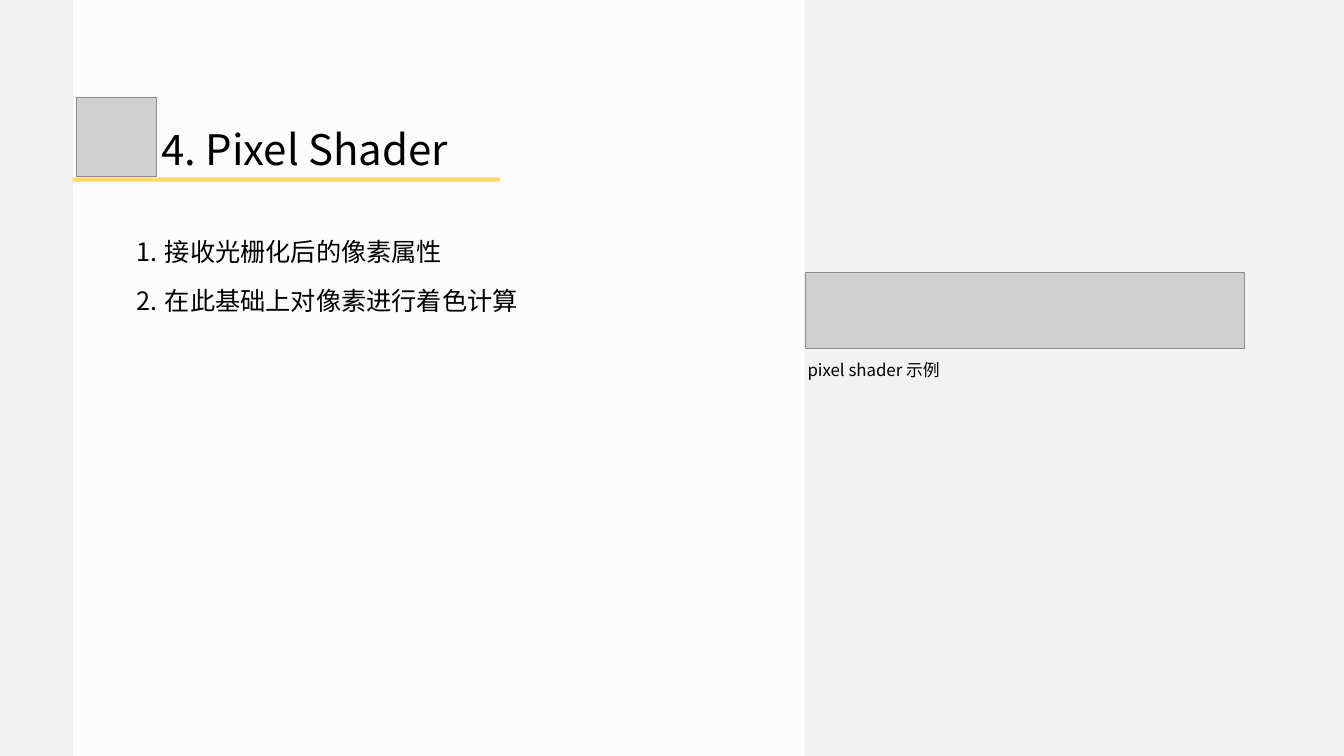
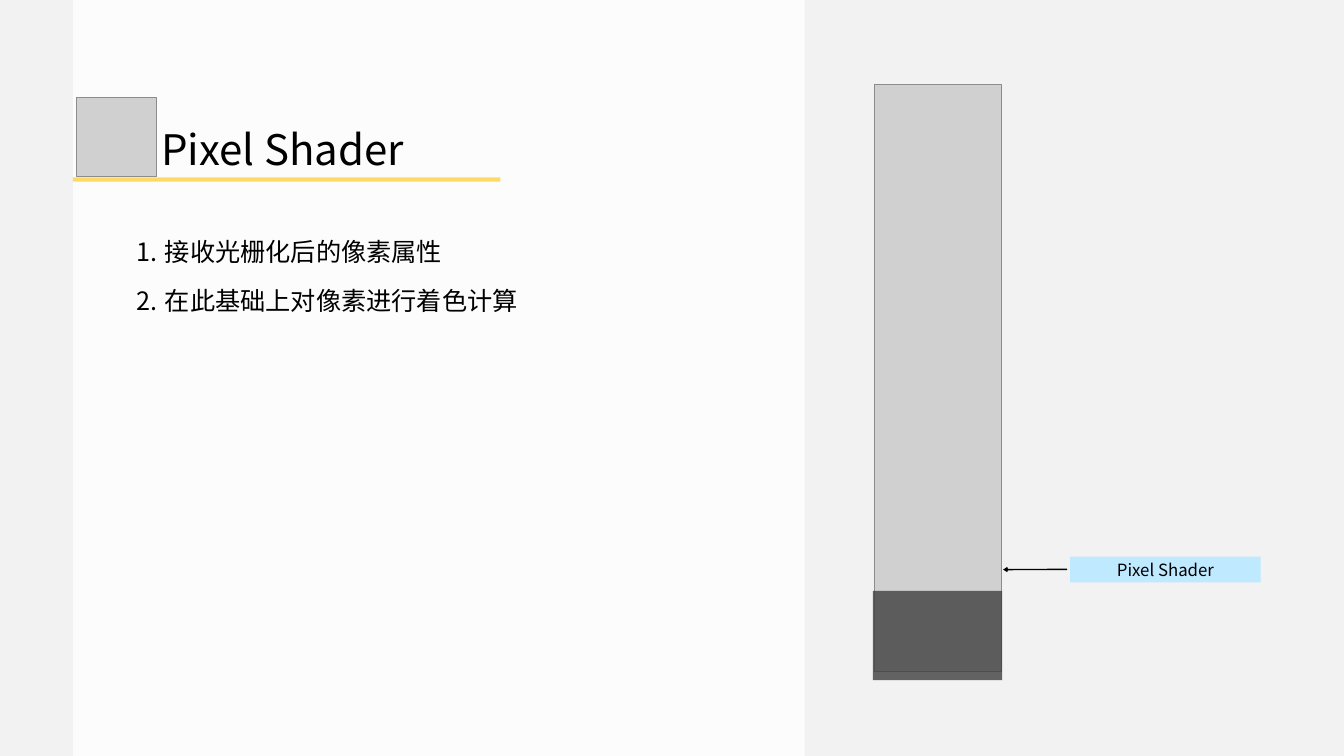
Before and after one commit to doomlover/KSGameEngineTutorials, a slide deck: slide 23 of PPTs/03.深入DX12绘制一.pptx (slide 20 before the commit). Drawn at 1344x756 pixels with LibreOffice and Linux fonts; fonts in the diff are those of the drawing; grey boxes stand for pictures. Boxes give left, top, right and bottom in pixels: in the first picture for what was removed or moved away, otherwise in the second. Text is boxed around its words. In the diff, an @@ line names an element or a change of style, - is before the commit and + after.

```diff
--- a/PPTs/03.深入DX12绘制一.pptx
+++ b/PPTs/03.深入DX12绘制一.pptx
@@ picture added at (874,84,1002,671) @@
@@ text at (161,131,404,166): text changed @@
-4. Pixel Shader
+Pixel Shader
@@ picture removed at (805,272,1244,348) @@
@@ text removed at (808,362,940,380) @@
-pixel shader 示例
@@ arrow added from (1067, 569) to (1003, 569), #000000 2 pt @@
@@ rectangle added at (1070,556,1260,582), fill #BFE9FF, 24 pt, text #000000 @@
+Pixel Shader
@@ rectangle added at (873,591,1002,680), fill #3F3F3F at 80% opacity @@
```
Also in this commit, not shown: 24 other slides changed, 5 slides added, 1 slide removed, 1 other file.
